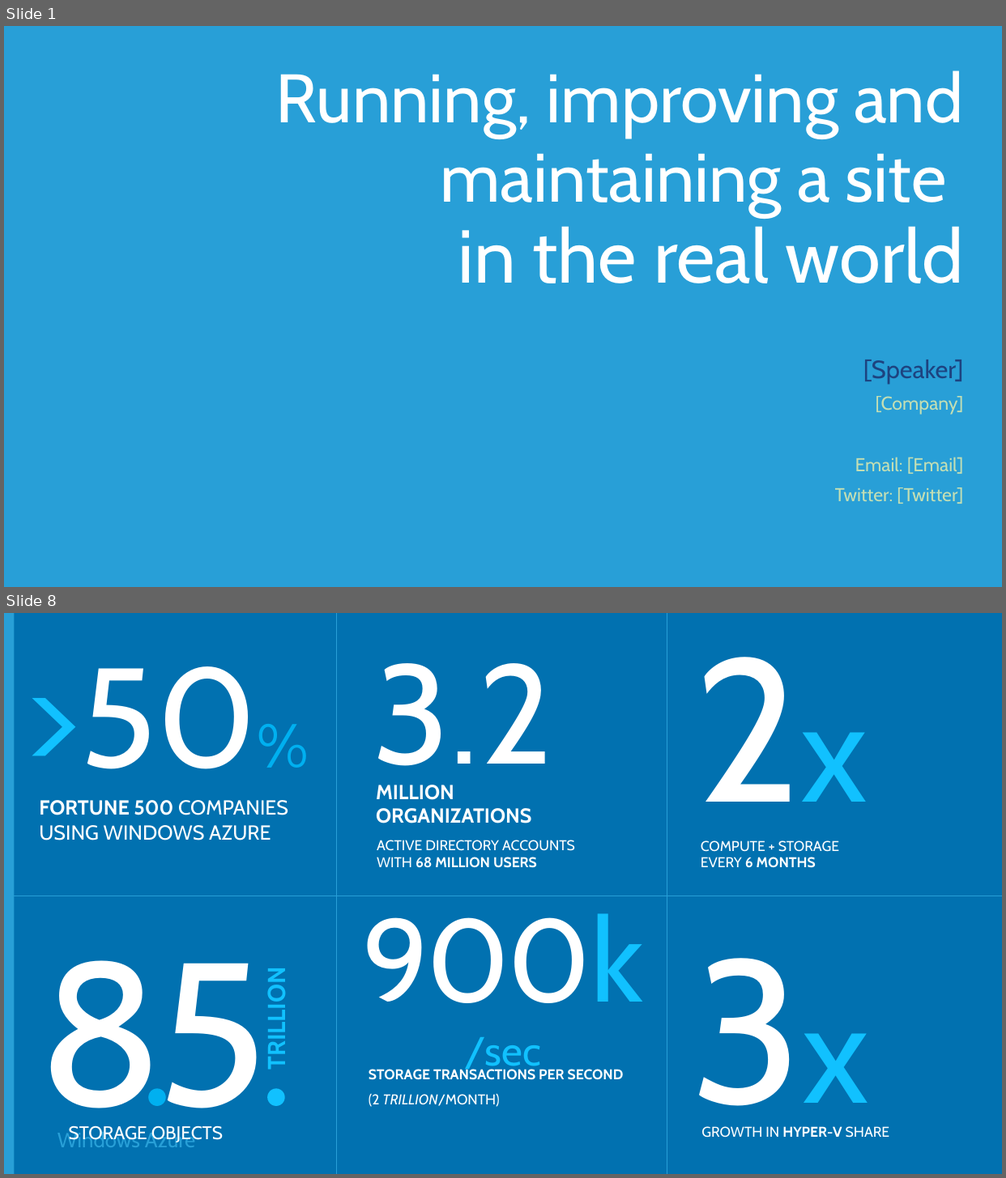
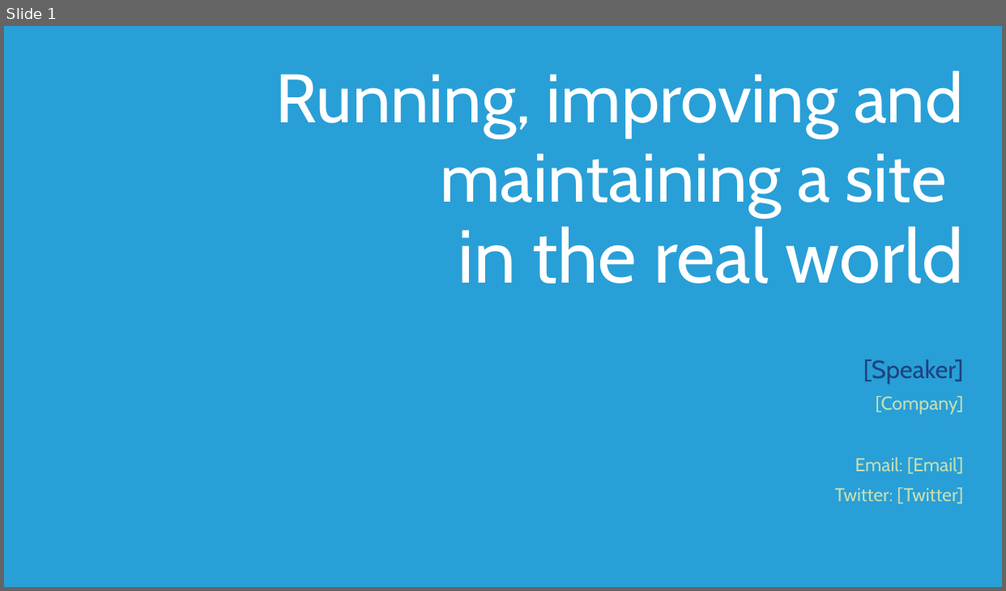
Before and after one commit to Microsoft-Web/DECK-ASPNET-in-Production, a slide deck: 6-ASPNET-in-Production.pptx. Shown one above the other, each under a label of ours: slides 1 and 8 before the commit, slide 1 after it; the slides between them are not shown. The pictures are 1006x1178 and 1006x591 pixels, drawn with LibreOffice and Linux fonts; fonts in the diff are those of the drawing; background and template pictures are left out. Boxes give left, top, right and bottom in pixels: in the first picture for what was removed or moved away, otherwise in the second. Text is boxed around its words. In the diff, an @@ line names an element or a change of style, - is before the commit and + after.

```diff
--- a/6-ASPNET-in-Production.pptx
+++ b/6-ASPNET-in-Production.pptx
@@ slide 8 removed at (4,613,1002,1174), background #0171B0 @@
@@ rectangle removed at (4,613,14,1174) @@
@@ line removed from (336, 613) to (336, 1174) @@
@@ line removed from (667, 613) to (667, 1174) @@
@@ text removed at (687,613,982,853) @@
-2x
@@ text removed at (23,666,257,769) @@
->50%
@@ text removed at (373,663,552,794) @@
-3.2
@@ text removed at (39,800,288,841) @@
-FORTUNE 500 COMPANIES
-USING WINDOWS AZURE
@@ text removed at (376,785,531,824) @@
-MILLION
-ORGANIZATIONS
@@ text removed at (377,840,575,868) @@
-ACTIVE DIRECTORY ACCOUNTS
-WITH 68 MILLION USERS
@@ text removed at (701,841,839,868) @@
-COMPUTE + STORAGE
-EVERY 6 MONTHS
@@ line removed from (4, 896) to (1002, 896) @@
@@ text removed at (363,914,644,1075) @@
-900k/sec
@@ text removed at (684,914,993,1154) @@
-3x
@@ text removed at (368,1068,624,1080) @@
-STORAGE TRANSACTIONS PER SECOND
@@ group removed at (40,960,292,1148): 4 texts, 2 ellipses @@
-8
-STORAGE OBJECTS
-TRILLION
-5
@@ text removed at (368,1094,499,1107) @@
-(2 TRILLION/MONTH)
@@ text removed at (57,1131,140,1148) @@
-Windows Azure
@@ text removed at (701,1127,889,1138) @@
-GROWTH IN HYPER-V SHARE
```
Also in this commit, not shown: 1 slide changed, 2 slides added, 7 other slides removed, 1 other file.
